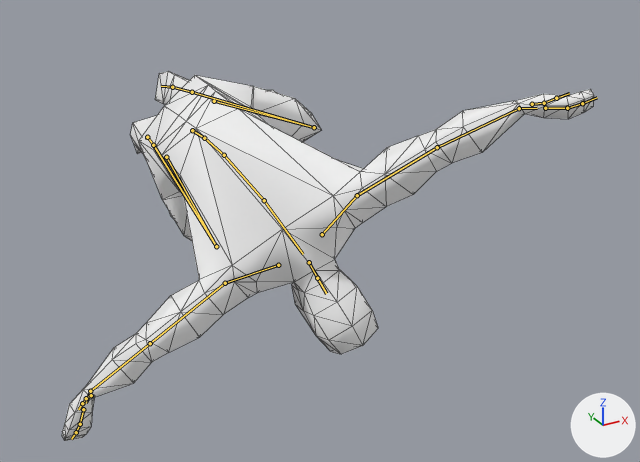
Renders of the glTF model assets/male_steroids.glb from each side of a commit.
Rendered twice from a camera (50 mm lens) standing at (-93.0, -337.0, 83.0) and looking at (30.0, -113.0, -29.0). The lights are fixed; the arrows at lower right show +X, +Y and +Z. Both versions are drawn at frame 12 of the action 'falling-idle-right'; the numbers are the values there. The bones that bend it are drawn over the model as lines. Mesh edges are drawn as thin lines.

In view in the first picture: 'male-steroids-mesh'.
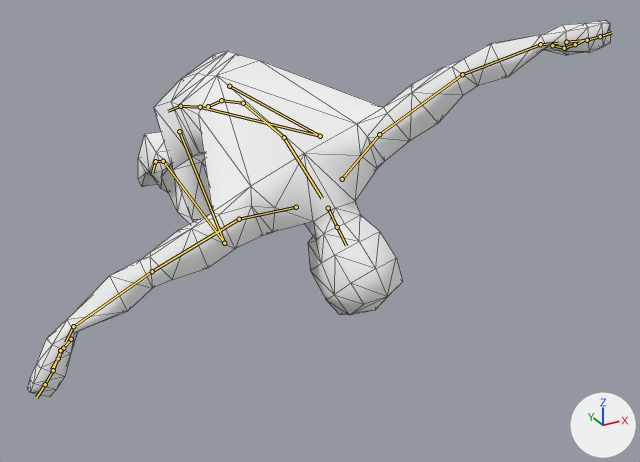
Changed parts and their boxes (x1, y1, x2, y2) in the pictures (640 x 462 px):
'male-steroids-mesh', posed (10% wider)
    before: (62, 71, 594, 441)
    after: (27, 20, 611, 397)
bone 'mixamorig:Hips', root to tip
    before: (192, 130) to (204, 138)
    after: (208, 106) to (221, 100)
bone 'mixamorig:Neck', root to tip
    before: (309, 262) to (317, 278)
    after: (328, 208) to (337, 227)
bone 'mixamorig:LeftArm', root to tip
    before: (357, 195) to (437, 147)
    after: (379, 134) to (462, 74)
bone 'mixamorig:LeftForeArm', root to tip
    before: (437, 147) to (519, 108)
    after: (462, 74) to (540, 44)
bone 'mixamorig:LeftHand', root to tip
    before: (519, 108) to (537, 108)
    after: (540, 44) to (558, 43)
bone 'mixamorig:LeftHandThumb1', root to tip
    before: (532, 104) to (544, 103)
    after: (552, 45) to (564, 48)
bone 'mixamorig:LeftHandIndex2', root to tip
    before: (567, 108) to (582, 103)
    after: (587, 40) to (600, 36)
bone 'mixamorig:RightArm', root to tip
    before: (225, 283) to (150, 343)
    after: (239, 219) to (152, 271)
bone 'mixamorig:RightForeArm', root to tip
    before: (150, 343) to (90, 391)
    after: (152, 271) to (73, 326)
bone 'mixamorig:RightHand', root to tip
    before: (90, 391) to (86, 403)
    after: (73, 326) to (65, 342)
bone 'mixamorig:RightHandThumb2', root to tip
    before: (86, 398) to (82, 403)
    after: (63, 348) to (58, 358)
bone 'mixamorig:LeftUpLeg', root to tip
    before: (214, 101) to (314, 127)
    after: (229, 86) to (320, 136)
bone 'mixamorig:LeftLeg', root to tip
    before: (314, 127) to (192, 92)
    after: (320, 136) to (200, 107)
bone 'mixamorig:RightUpLeg', root to tip
    before: (166, 157) to (216, 246)
    after: (179, 131) to (224, 243)
bone 'mixamorig:RightLeg', root to tip
    before: (216, 246) to (153, 145)
    after: (224, 243) to (163, 161)

The edits, one by one:
Bone 'mixamorig:Hips' (bone_mixamorig_hips) moves from (0.1, -5.6, 2.9) to (5.5, -5.7, -4.1).
Bone 'mixamorig:Hips' (bone_mixamorig_hips) turns from (-4, 43, -1) to (-26, 27, -17) degrees about its own x, y and z.
Bone 'mixamorig:Neck' (bone_mixamorig_neck) turns from (1, -4, 8) to (2, -3, 5) degrees about its own x, y and z.
Bone 'mixamorig:LeftArm' (bone_mixamorig_leftarm) turns from (-3, -25, -17) to (-4, -25, -17) degrees about its own x, y and z.
Bone 'mixamorig:LeftForeArm' (bone_mixamorig_leftforearm) turns from (1, -4, 16) to (1, -4, 19) degrees about its own x, y and z.
Bone 'mixamorig:LeftHand' (bone_mixamorig_lefthand) turns from (-27, -12, -2) to (-23, -21, -2) degrees about its own x, y and z.
Bone 'mixamorig:LeftHandThumb1' (bone_mixamorig_lefthandthumb1) turns from (-4, -8, -2) to (-1, -9, -4) degrees about its own x, y and z.
Bone 'mixamorig:LeftHandIndex2' (bone_mixamorig_lefthandindex2) turns from (4, 0, 4) to (5, 0, 5) degrees about its own x, y and z.
Bone 'mixamorig:RightArm' (bone_mixamorig_rightarm) turns from (-9, 28, 6) to (-7, 28, 6) degrees about its own x, y and z.
Bone 'mixamorig:RightForeArm' (bone_mixamorig_rightforearm) turns from (6, 10, -11) to (7, 10, -7) degrees about its own x, y and z.
Bone 'mixamorig:RightHand' (bone_mixamorig_righthand) turns from (-30, 9, -8) to (-31, 9, -6) degrees about its own x, y and z.
Bone 'mixamorig:RightHandThumb2' (bone_mixamorig_righthandthumb2) turns from (-2, -1, -3) to (-2, -1, -4) degrees about its own x, y and z.
Bone 'mixamorig:LeftUpLeg' (bone_mixamorig_leftupleg) turns from (87, -27, -3) to (82, -27, 0) degrees about its own x, y and z.
Bone 'mixamorig:LeftLeg' (bone_mixamorig_leftleg) turns from (-136, -7, -6) to (-132, -7, -7) degrees about its own x, y and z.
Bone 'mixamorig:RightUpLeg' (bone_mixamorig_rightupleg) turns from (85, 20, 6) to (86, 19, 8) degrees about its own x, y and z.
Bone 'mixamorig:RightLeg' (bone_mixamorig_rightleg) turns from (-125, -1, -2) to (-125, -3, -4) degrees about its own x, y and z.
